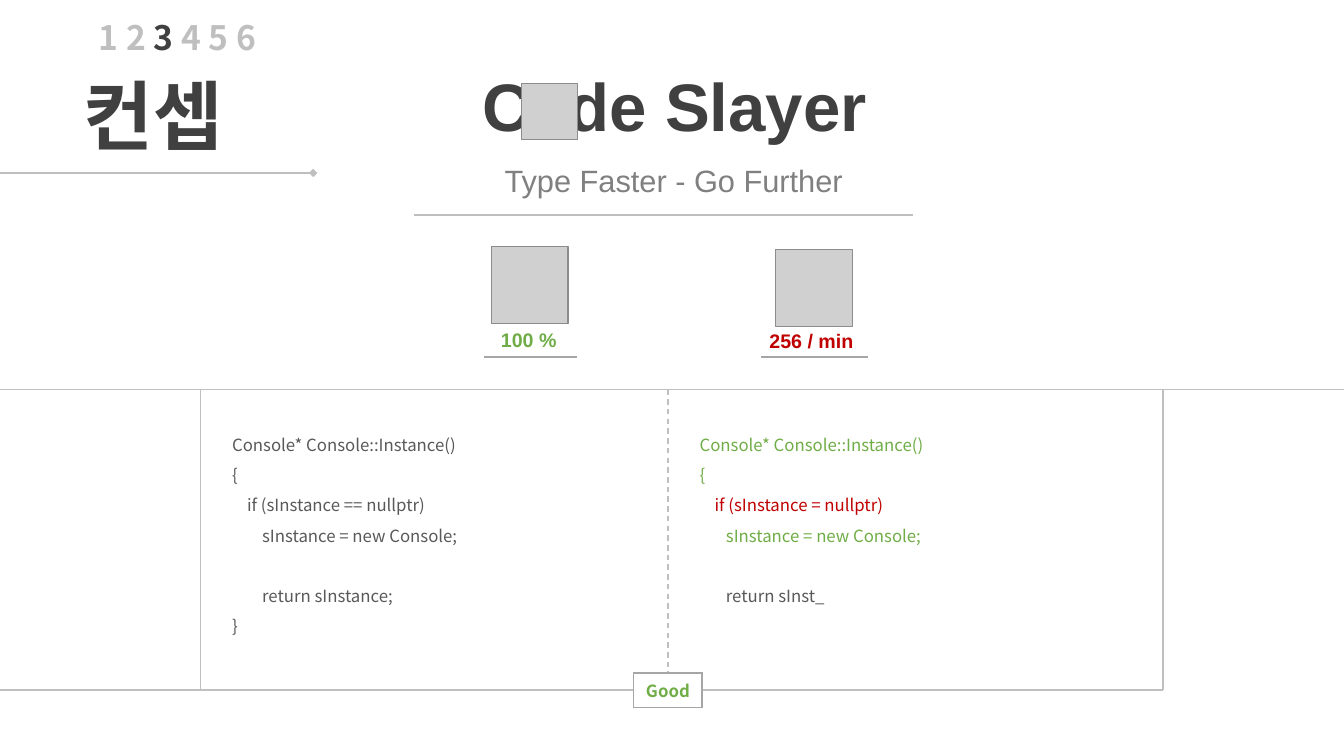
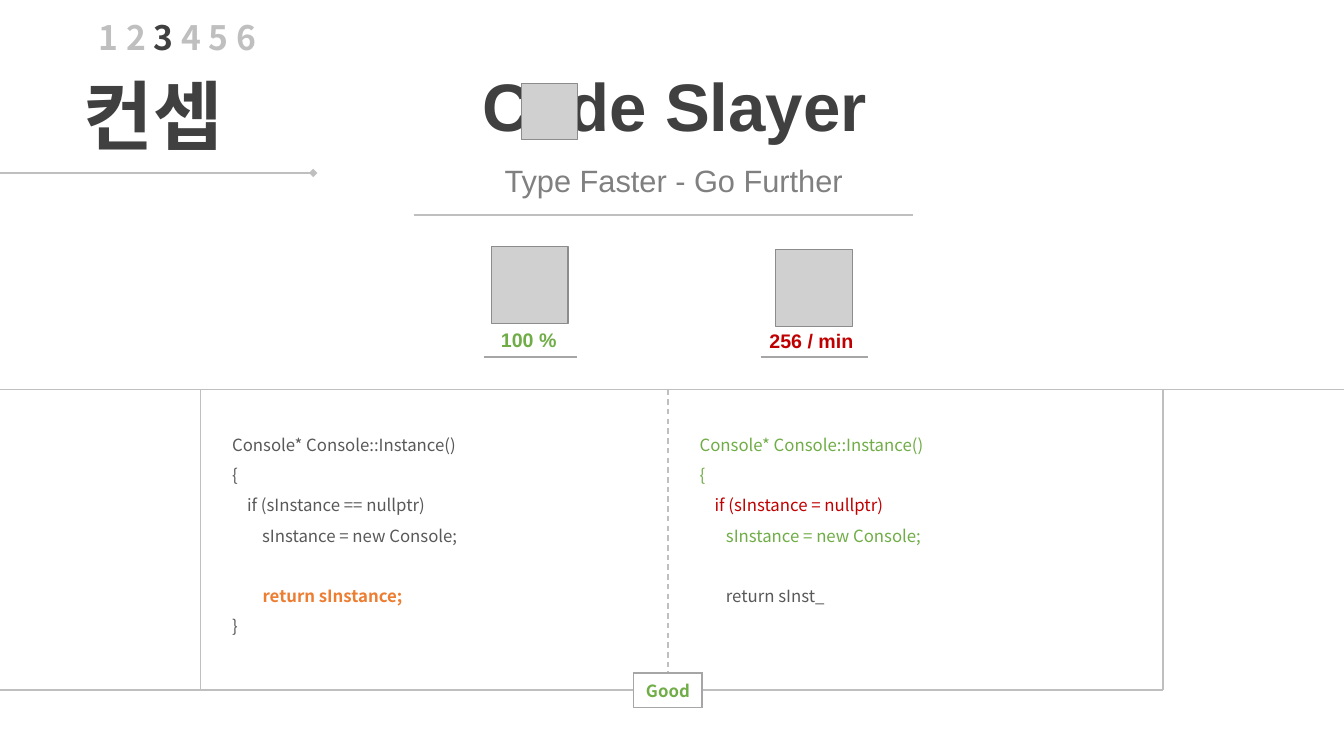
Before and after one commit to TimetoTreatment/CodeSlayer, a slide deck: slide 25 of CodeSlayer/CodeSlayer/_Document/3. 발표 C++.pptx. Drawn at 1344x756 pixels with LibreOffice and Linux fonts; fonts in the diff are those of the drawing; grey boxes stand for pictures. Boxes give left, top, right and bottom in pixels: in the first picture for what was removed or moved away, otherwise in the second. Text is boxed around its words. In the diff, an @@ line names an element or a change of style, - is before the commit and + after.

```diff
--- a/CodeSlayer/CodeSlayer/_Document/3. 발표 C++.pptx
+++ b/CodeSlayer/CodeSlayer/_Document/3. 발표 C++.pptx
@@ text at (x1=263, y1=589, x2=402, y2=606): text colour #595959 to #ED7D31, bold on in "return sInstance;" @@
```
Also in this commit, not shown: 3 other slides changed, 6 slides added, 3 slides removed, 12 other files.
